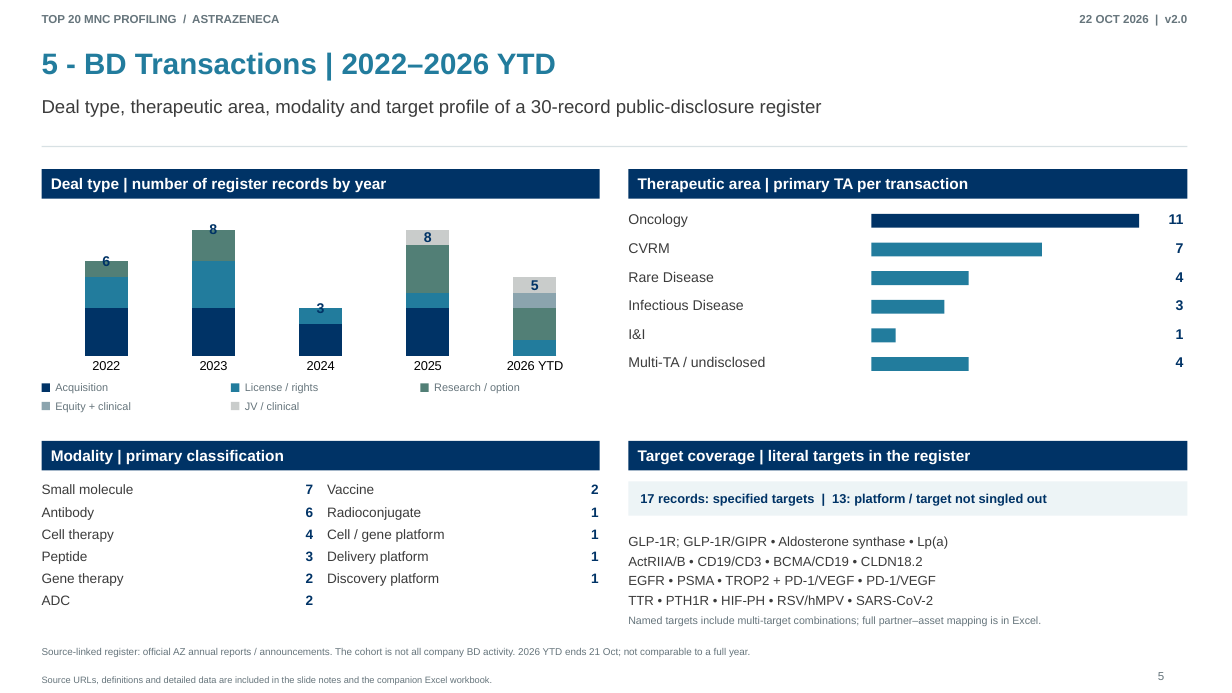
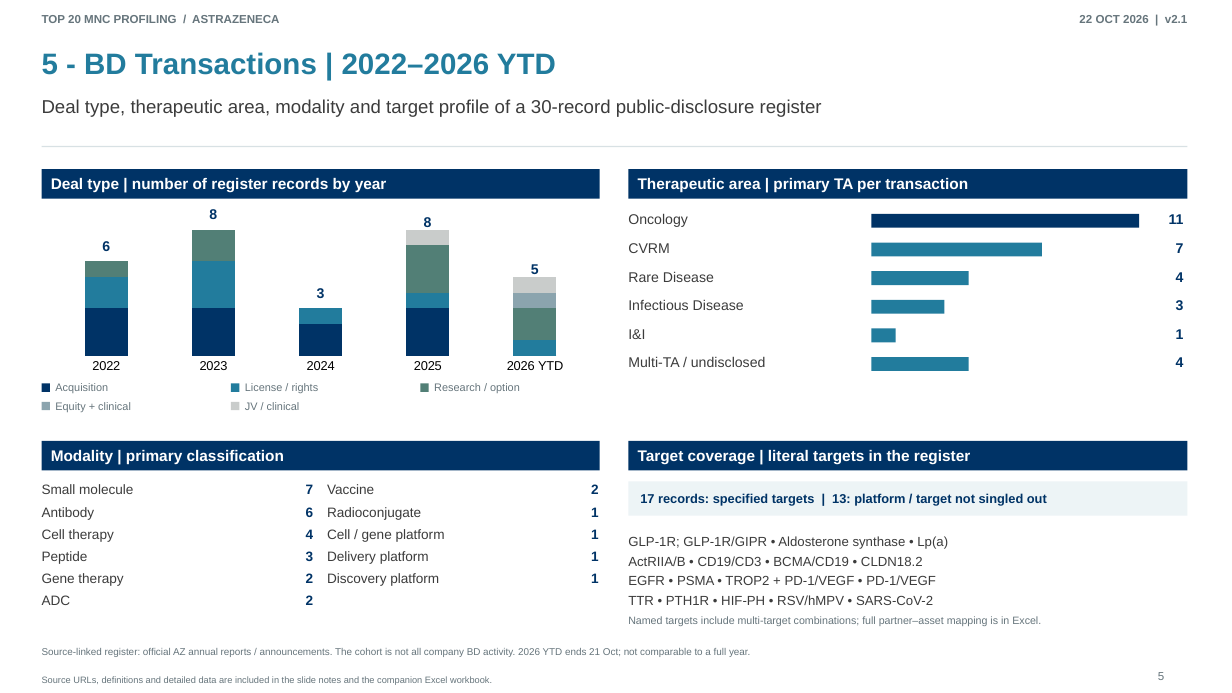
Before and after one commit to Yongxin-1/Top20-MNC, a slide deck: slide 5 of deliverables/AstraZeneca_MNC_Profile_v2.0.pptx. Drawn at 1232x693 pixels with LibreOffice and Linux fonts; fonts in the diff are those of the drawing; background and template pictures are left out. Boxes give left, top, right and bottom in pixels: in the first picture for what was removed or moved away, otherwise in the second. Text is boxed around its words. In the diff, an @@ line names an element or a change of style, - is before the commit and + after.

Commit message:
Repair invalid chart axis IDs and fifth-slide labels in AstraZeneca PPTX

```diff
--- a/deliverables/AstraZeneca_MNC_Profile_v2.0.pptx
+++ b/deliverables/AstraZeneca_MNC_Profile_v2.0.pptx
@@ text at [1079,15,1187,23]: text changed @@
-22 OCT 2026 | v2.0
+22 OCT 2026 | v2.1
@@ text added at [209,209,217,219], 11 pt, text #003366, bold @@
+8
@@ column stacked chart at [42,211,600,377] @@
@@ data labels of Series 5 added @@
@@ text added at [424,216,432,230], 11 pt, text #003366, bold @@
+8
@@ text added at [102,241,110,251], 11 pt, text #003366, bold @@
+6
@@ text added at [531,263,539,277], 11 pt, text #003366, bold @@
+5
@@ text added at [317,288,325,298], 11 pt, text #003366, bold @@
+3
```
Also in this commit, not shown: 4 other slides changed, 4 other files.
